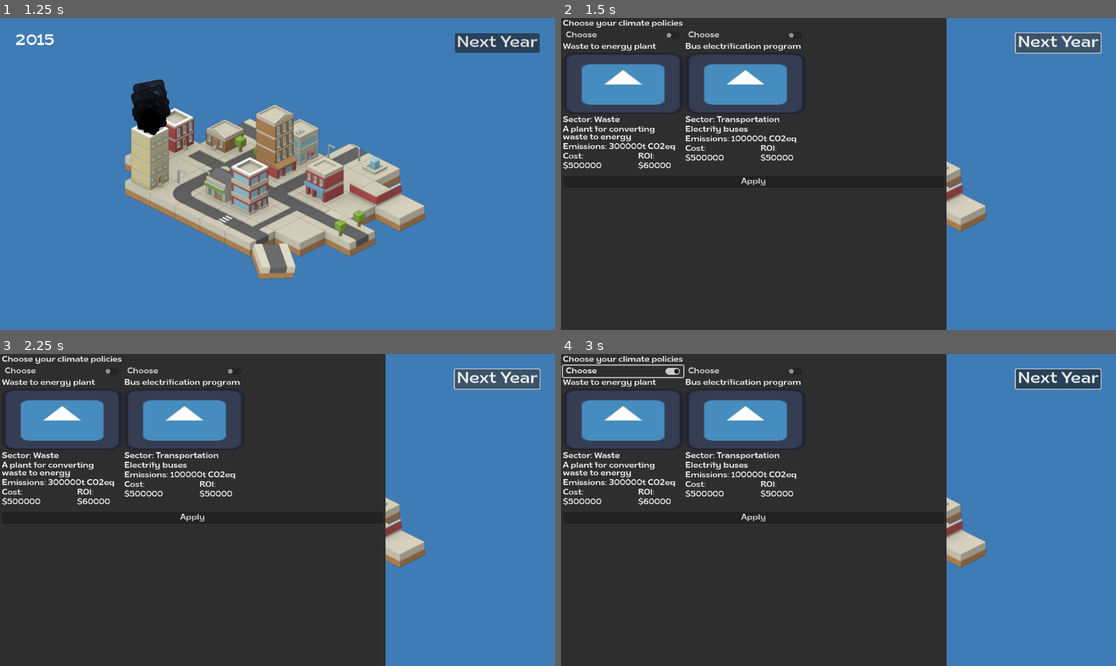
Above: before the commit, frames 1-4 (two rows, left to right).
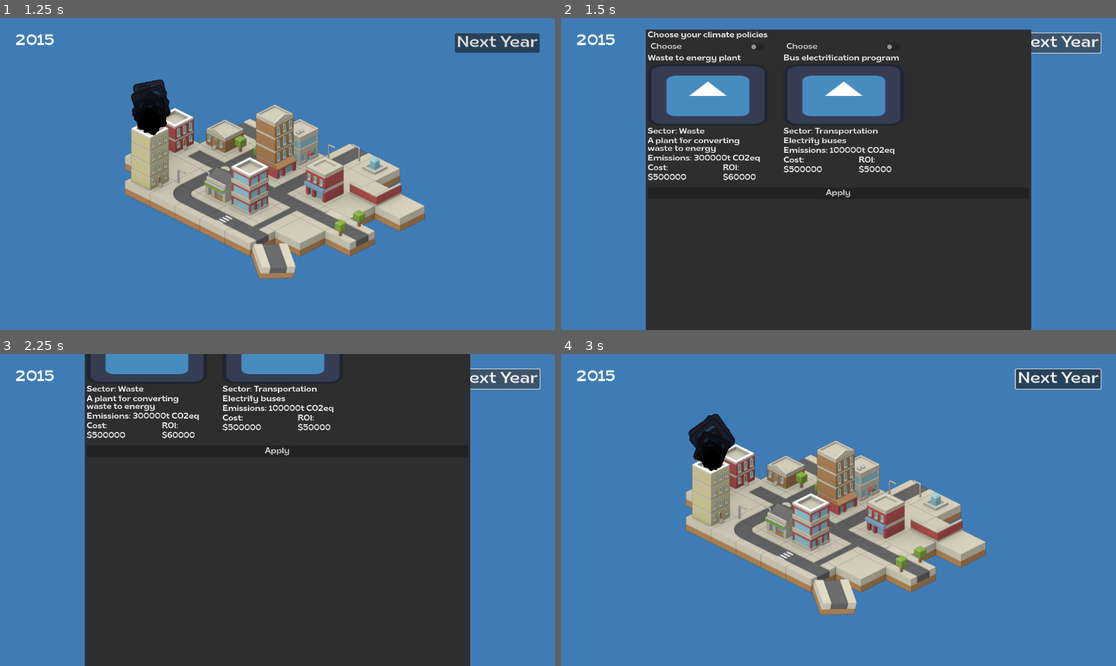
Above: after the commit, the same moments.

Repository: Open-Earth-Foundation/emissionary_game
Game: Godot game, scene res://scenes/game.tscn
Two runs of this game, one before a commit and one after it. Both use one fixed random seed, a clock stepped at 60 frames per second and the inputs below. The engine's default icon, where the game draws it, is replaced by a stand-in: a white triangle on a blue panel in a dark square.
Inputs (mouse positions are in pixels of both pictures, inside the frame that each line leads up to):
- Up to frame 1 (1.25 s): click "START" at 0.5 s
- Up to frame 2 (1.5 s): click "Next Year" at 1.25 s
- Up to frame 3 (2.25 s): click "Next Year" at 2 s
- Up to frame 4 (3 s): click (622, 372) at 2.75 s, where only the run before the commit has a clickable "Choose"

Frame 1 is identical in both runs. In frame 2, 41% of the frame differs, in the area x 0-85%, y 0-100%; in frame 3, 40%; in frame 4, 66%, in the area x 0-70%, y 0-100%.

Commit message:
Add padding and center decision making popup

Diff:
--- a/scenes/decision_making.tscn
+++ b/scenes/decision_making.tscn
@@ -4,6 +4,7 @@
 [ext_resource type="Texture2D" uid="uid://b8cpjc64wjvyn" path="res://icon.svg" id="2_s0qny"]
 
 [node name="DecisionMaking" type="PopupPanel"]
+initial_position = 2
 size = Vector2i(800, 600)
 visible = true
 script = ExtResource("1_q2ajv")
@@ -25,6 +26,7 @@
 
 [node name="PolicyList" type="HBoxContainer" parent="VBoxContainer"]
 layout_mode = 2
+theme_override_constants/separation = 32
 
 [node name="PolicyCard" type="VBoxContainer" parent="VBoxContainer/PolicyList"]
 custom_minimum_size = Vector2(250, 300)
